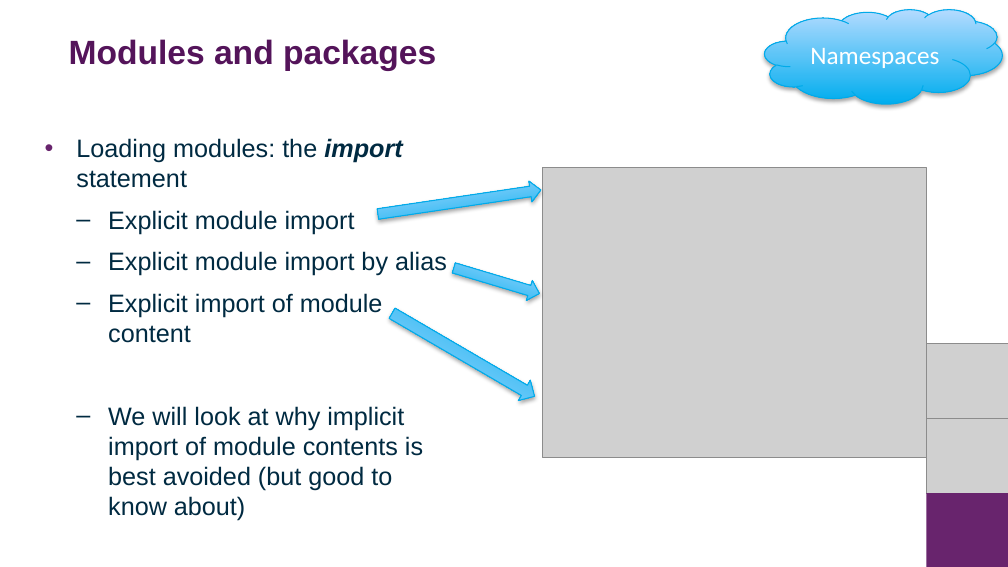
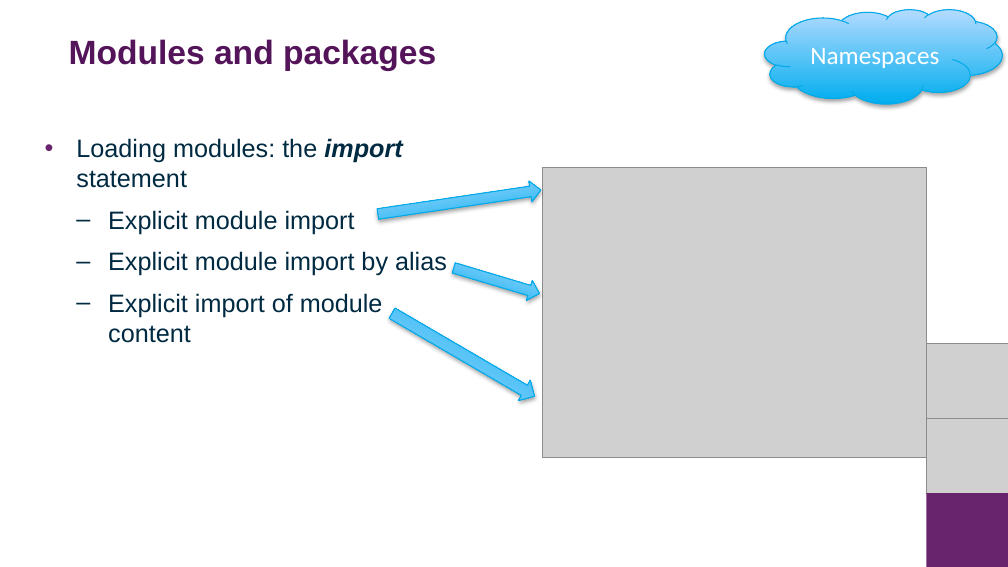
Before and after one commit to DurhamARC/Intermediate-Python, a slide deck: slide 28 of slides/intermediate_python.pptx. Drawn at 1008x567 pixels with LibreOffice and Linux fonts; fonts in the diff are those of the drawing; grey boxes stand for pictures; background and template pictures are left out. Boxes give left, top, right and bottom in pixels: in the first picture for what was removed or moved away, otherwise in the second. Text is boxed around its words. In the diff, an @@ line names an element or a change of style, - is before the commit and + after.

```diff
--- a/slides/intermediate_python.pptx
+++ b/slides/intermediate_python.pptx
@@ text at box(108, 406, 423, 521): paragraph removed @@
-    – We will look at why implicit import of module contents is best avoided (but good to know about)
```
Also in this commit, not shown: 11 other slides changed, 1 other file.
